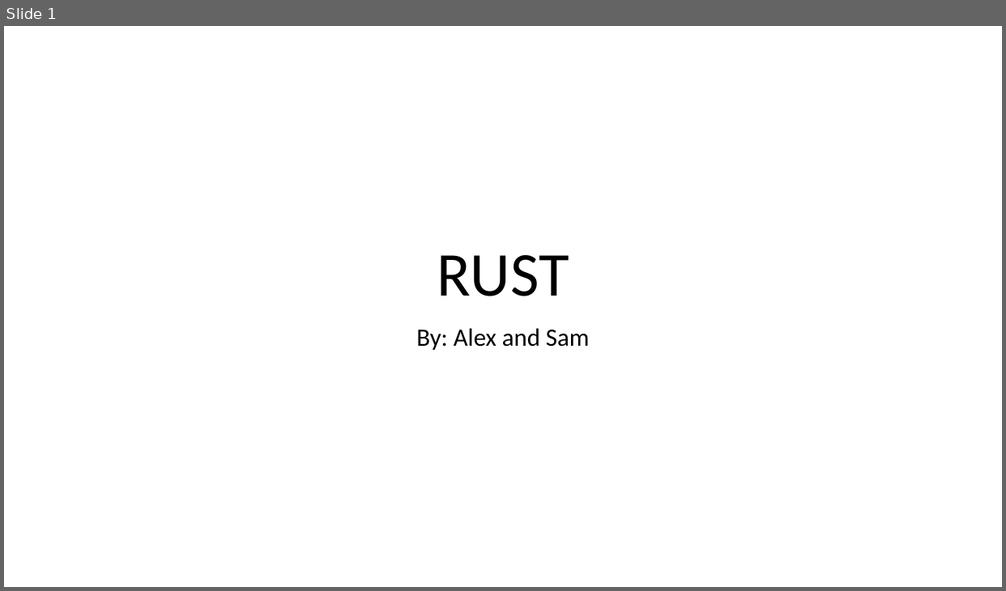
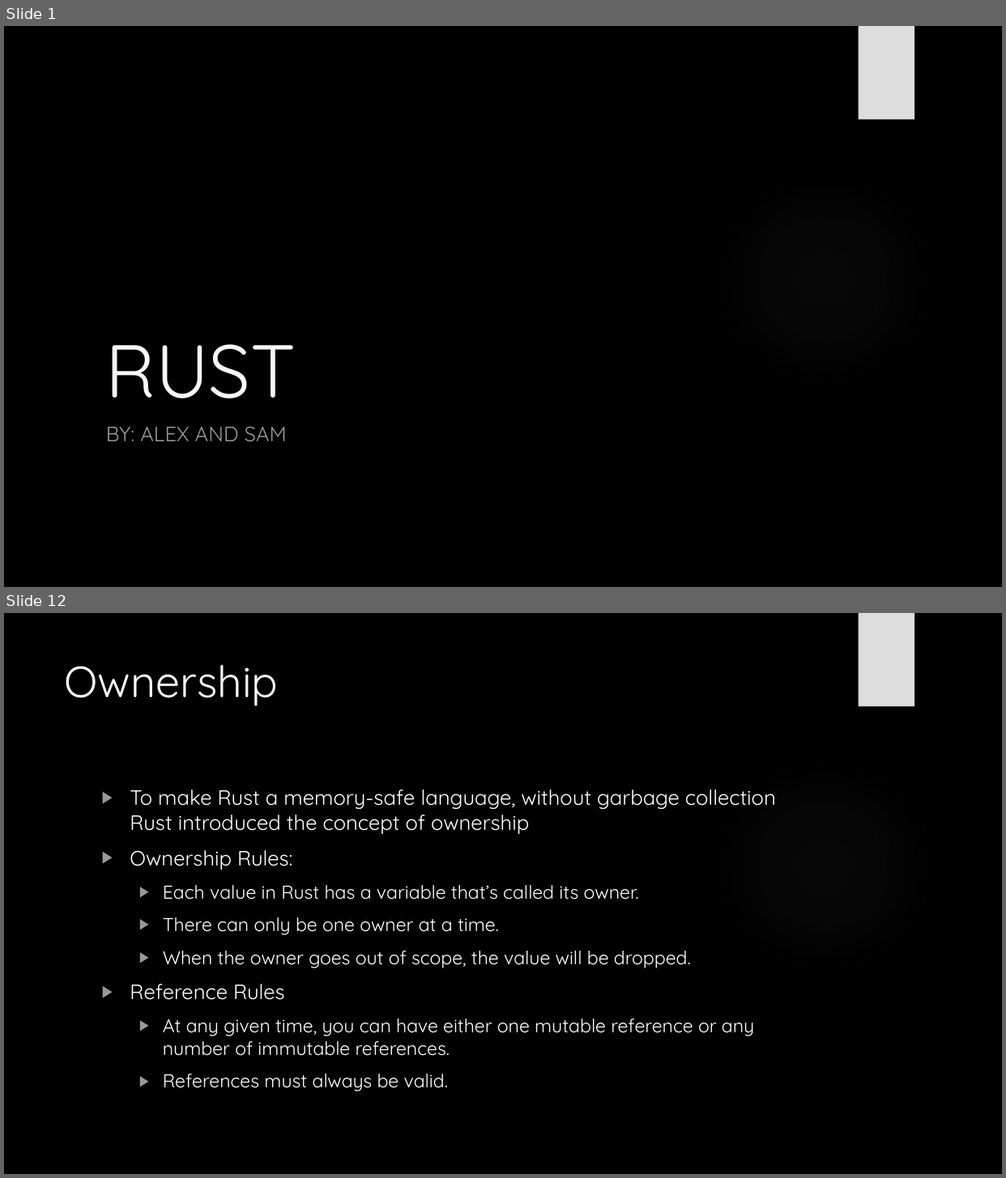
Before and after one commit to AlexbMitchelmore/WebDevRust, a slide deck: RUST.pptx. Shown one above the other, each under a label of ours: slide 1 before the commit, slides 1 and 12 after it; the slides between them are not shown. The pictures are 1006x591 and 1006x1178 pixels, drawn with LibreOffice and Linux fonts; fonts in the diff are those of the drawing; background and template pictures are left out. Boxes give left, top, right and bottom in pixels: in the first picture for what was removed or moved away, otherwise in the second. Text is boxed around its words. In the diff, an @@ line names an element or a change of style, - is before the commit and + after.

```diff
--- a/RUST.pptx
+++ b/RUST.pptx
@@ slide 12 added at (4,613,1002,1174), background picture (left out); not listed: 2 template elements that a slide beside it also shows @@
@@ title added at (65,665,279,706), 42 pt, text #F8F8F8 @@
+Ownership
@@ text added at (130,790,776,1092), 18 pt, text #FFFFFF @@
+▶ To make Rust a memory-safe language, without garbage collection Rust introduced the concept of ownership
+▶ Ownership Rules:
+  ▶ Each value in Rust has a variable that’s called its owner.
+  ▶ There can only be one owner at a time.
+  ▶ When the owner goes out of scope, the value will be dropped.
+▶ Reference Rules
+  ▶ At any given time, you can have either one mutable reference or any number of immutable references.
+  ▶ References must always be valid.
@@ slide 1 changed as well @@
@@ background #FFFFFF to picture (left out) @@
@@ rectangle added at (859,26,914,120), fill #DDDDDD @@
@@ title "RUST": place and size @@
-title "RUST" at (437,255,569,297)
+title "RUST" at (106,344,296,399)
@@ title "RUST" at (106,344,296,399): size 60 to 72 pt, font Calibri to Quicksand, text colour #000000 to #F8F8F8; alignment centre to left; line spacing 0.9 to 1 @@
@@ ellipse added at (709,163,939,394), fill gradient #666666 @@
@@ subtitle at (106,427,287,442): text changed; size 24 to 20 pt; font Calibri to Quicksand; text colour #000000 to #999999 @@
-By: Alex and Sam
+BY: ALEX AND SAM
```
Also in this commit, not shown: 7 other slides changed, 15 other slides added, 12 slides removed, 1 other file.
